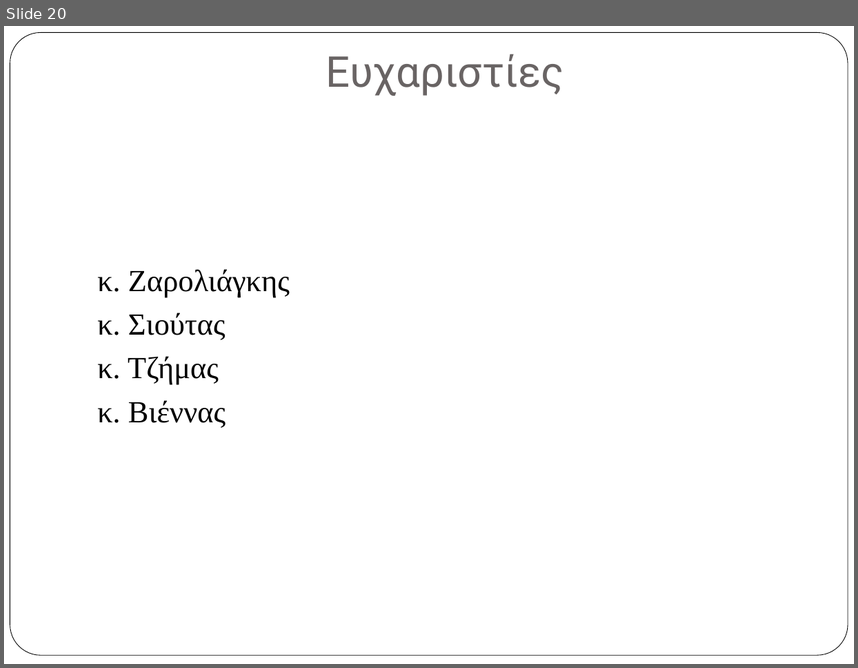
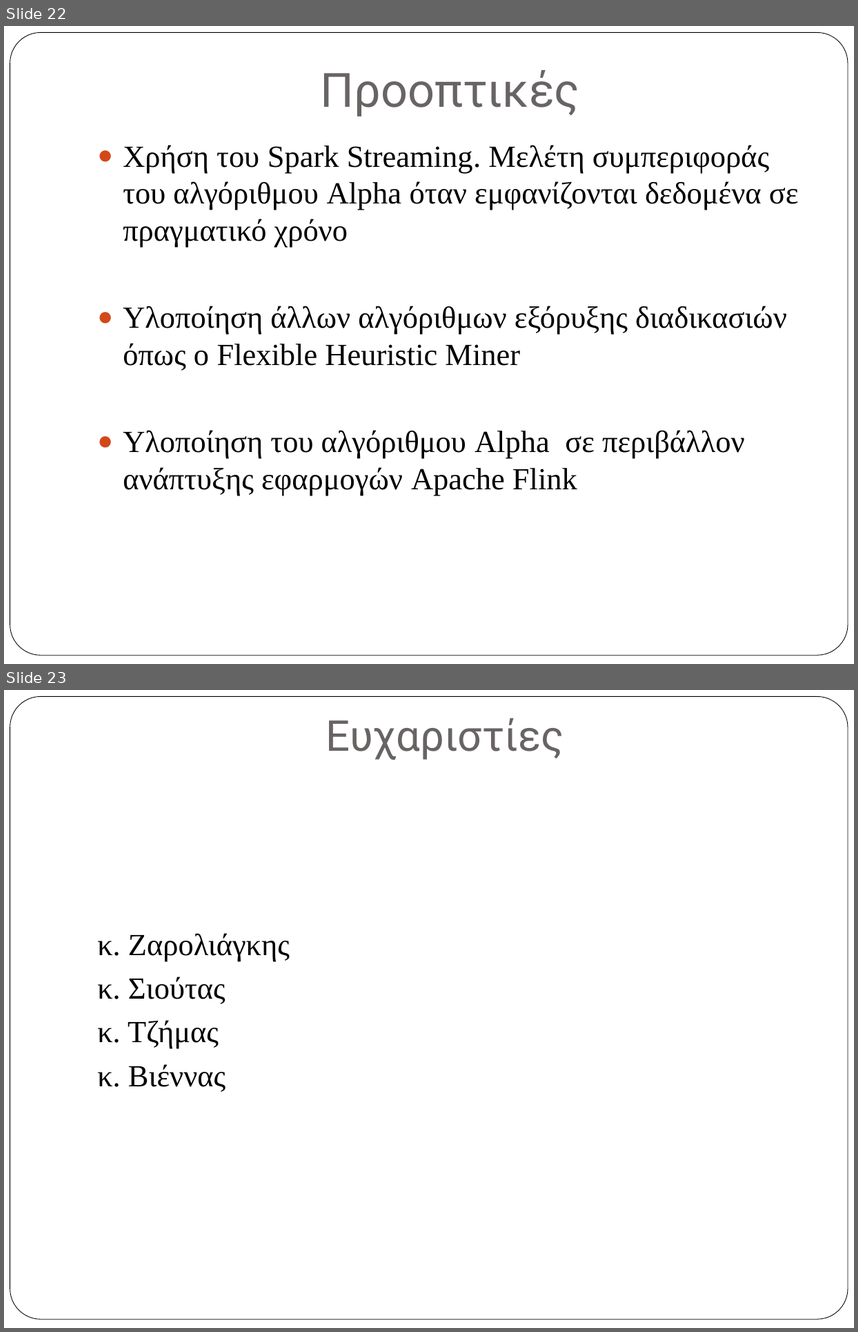
Before and after one commit to vlasisPit/alpha-algorithm-reports, a slide deck: excel/vlasisPitsios_masterThesis.pptx. Shown one above the other, each under a label of ours: slide 20 before the commit, slides 22 and 23 after it. The pictures are 858x668 and 858x1332 pixels, drawn with LibreOffice and Linux fonts; fonts in the diff are those of the drawing. Boxes give left, top, right and bottom in pixels: in the first picture for what was removed or moved away, otherwise in the second. Text is boxed around its words. In the diff, an @@ line names an element or a change of style, - is before the commit and + after.

```diff
--- a/excel/vlasisPitsios_masterThesis.pptx
+++ b/excel/vlasisPitsios_masterThesis.pptx
@@ slide 22 added at [4, 26, 854, 664], background #FFFFFF; not listed: 1 template element that a slide beside it also shows @@
@@ title added at [321, 70, 580, 116], 40 pt, text #696464 @@
+Προοπτικές
@@ text added at [123, 145, 799, 495], 26 pt, text #000000 @@
+● Χρήση του Spark Streaming. Μελέτη συμπεριφοράς του αλγόριθμου Alpha όταν εμφανίζονται δεδομένα σε πραγματικό χρόνο
+● Υλοποίηση άλλων αλγόριθμων εξόρυξης διαδικασιών όπως ο Flexible Heuristic Miner
+● Υλοποίηση του αλγόριθμου Alpha σε περιβάλλον ανάπτυξης εφαρμογών Apache Flink
@@ what was slide 20 is now slide 23 @@
```
Also in this commit, not shown: 18 slides changed, 2 other slides added, 1 other file.
